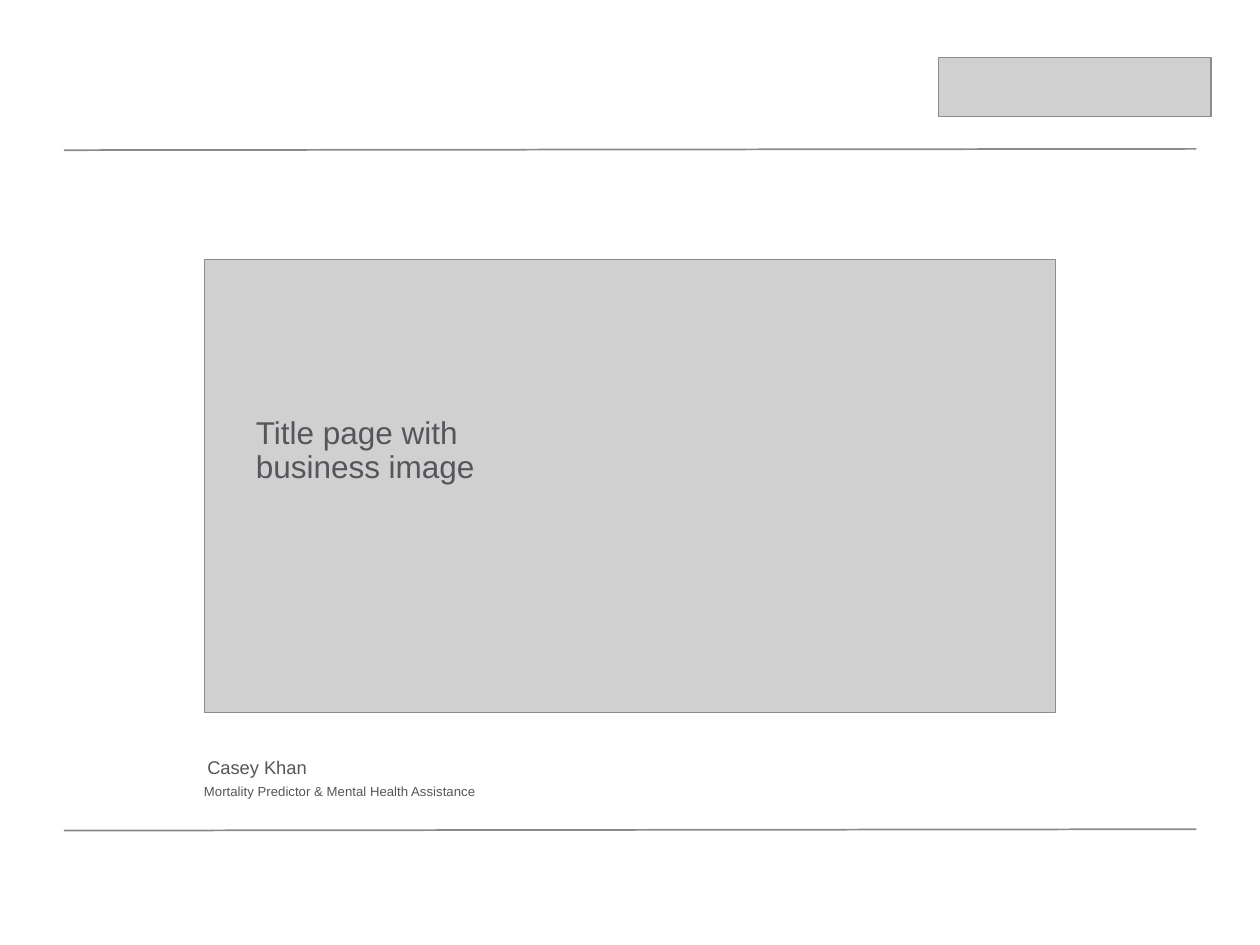
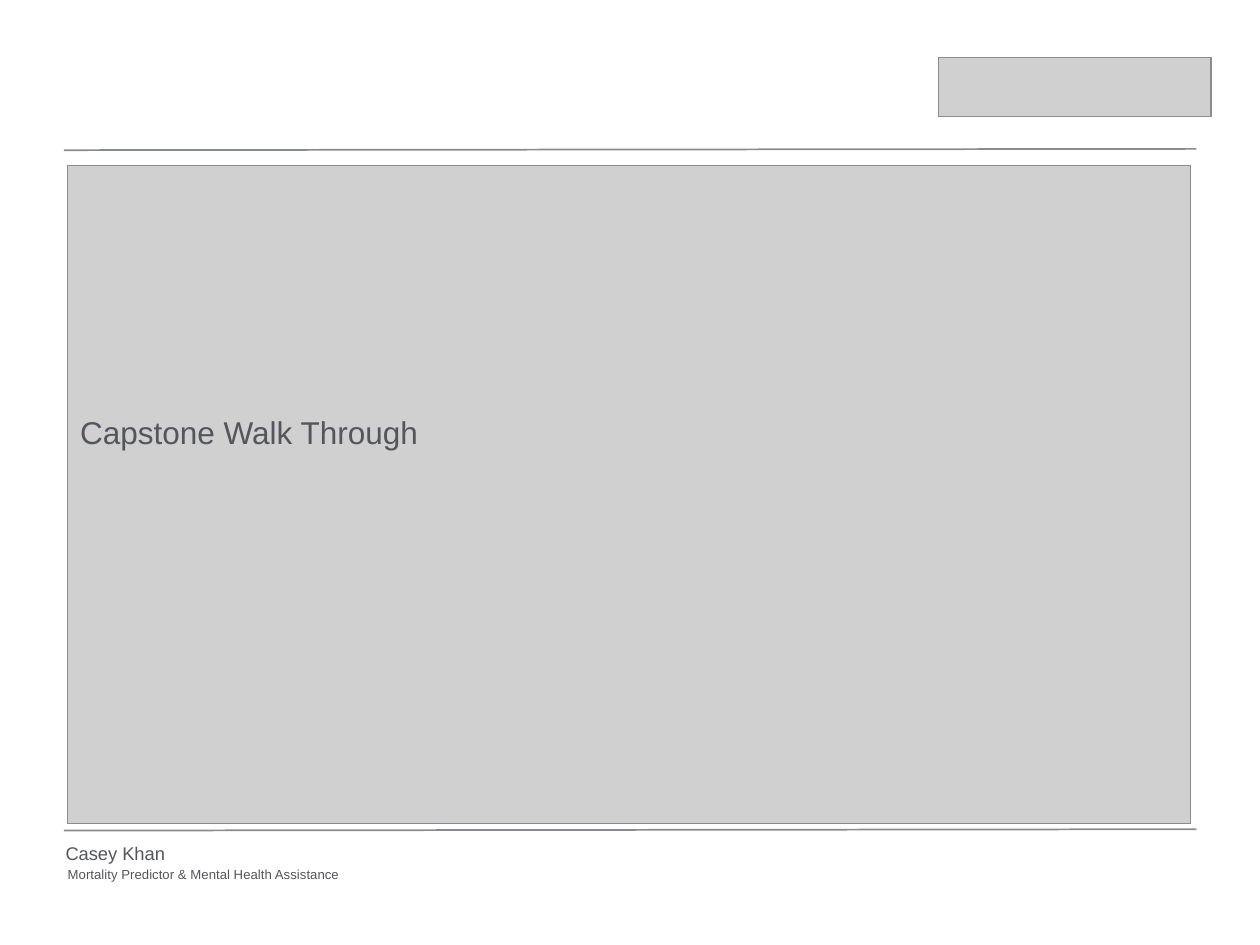
Before and after one commit to kcnsd24/springboardlib, a slide deck: slide 1 of Project Walk through.pptx. Drawn at 1260x945 pixels with LibreOffice and Linux fonts; fonts in the diff are those of the drawing; grey boxes stand for pictures; background and template pictures are left out. Boxes give left, top, right and bottom in pixels: in the first picture for what was removed or moved away, otherwise in the second. Text is boxed around its words. In the diff, an @@ line names an element or a change of style, - is before the commit and + after.

```diff
--- a/Project Walk through.pptx
+++ b/Project Walk through.pptx
@@ picture: place and size @@
-picture at [204, 260, 1055, 712]
+picture at [68, 165, 1191, 823]
@@ text at [80, 421, 418, 450]: text changed @@
-Title page with
-business image
+Capstone Walk Through
@@ title "Casey Khan": place and size @@
-title "Casey Khan" at [207, 760, 307, 778]
+title "Casey Khan" at [66, 846, 165, 864]
@@ subtitle "Mortality Predictor & Mental Health ...": place and size @@
-subtitle "Mortality Predictor & Mental Health ..." at [204, 786, 475, 799]
+subtitle "Mortality Predictor & Mental Health ..." at [68, 869, 339, 882]
```
Also in this commit, not shown: 2 other slides changed, 3 slides added.
